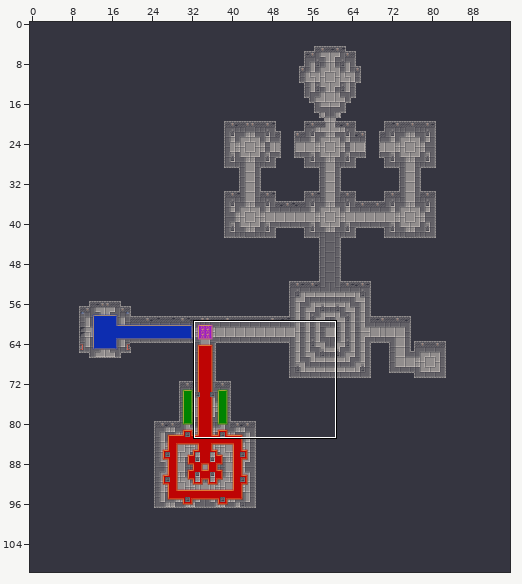
Tiled map: Marshall dungeon/Assets/Escenario/level 3.tmx. Above, an overview of the earlier version with the close-up marked.
Close-up. Before:
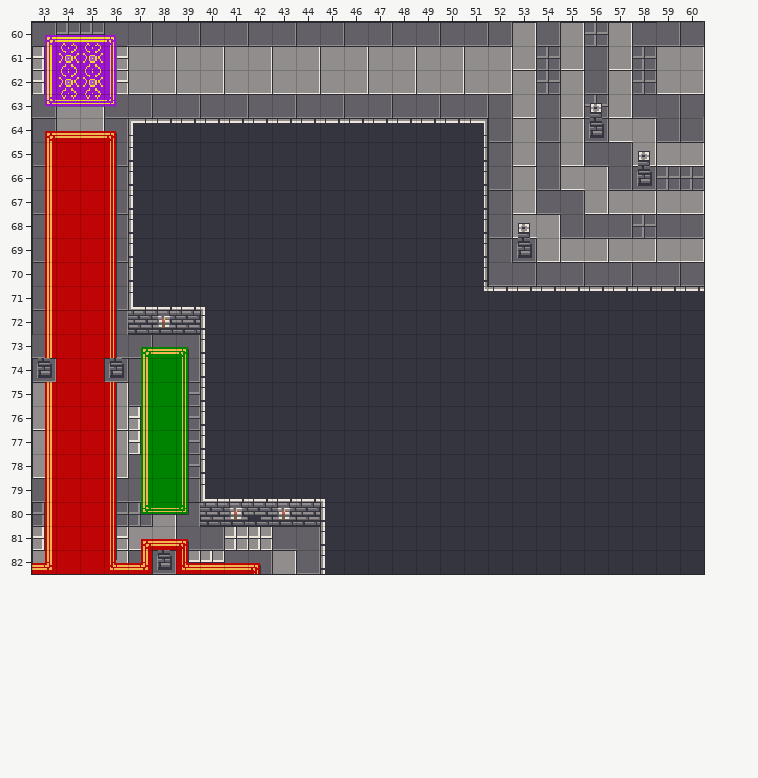
Cells are 16x16 px. Shown: x 33..60, y 60..82. The commit also changed other parts of the map, which this record leaves out. Tiles whose own drawing changed are shown in their newer look in all pictures.
Once edited:
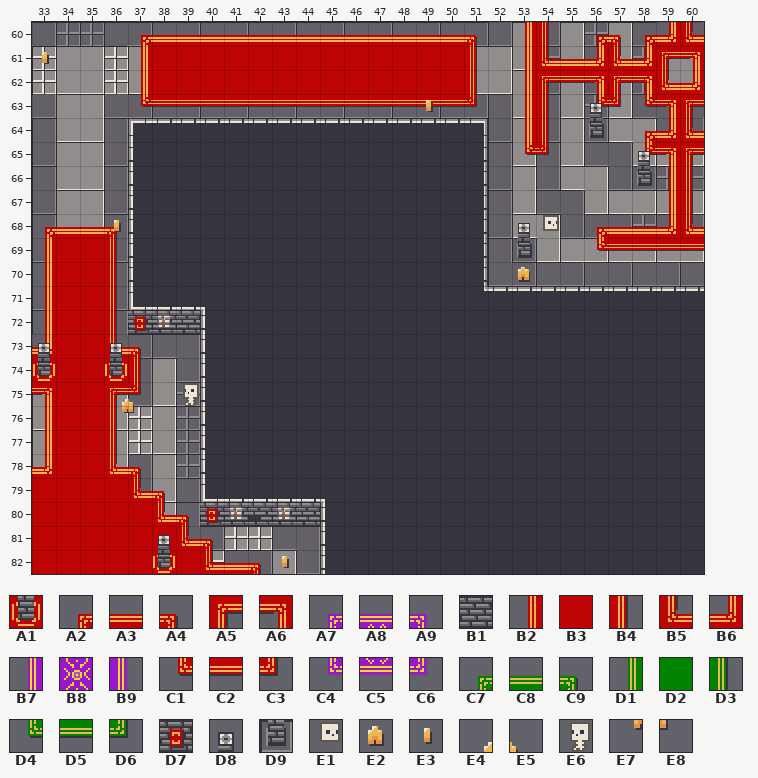
Key: from "Dungeon": A1 37, A2 67, A3 68, A4 69, A5 70, A6 71, A7 72, A8 73, A9 74, B1 76, B2 86, B3 87, B4 88, B5 89, B6 90, B7 91, B8 92, B9 93, C1 105, C2 106, C3 107, C4 110, C5 111, C6 112, C7 124, C8 125, C9 126, D1 143, D2 144, D3 145, D4 162, D5 163, D6 164, D7 171, D8 174, D9 193, E1 208, E2 222, E3 223, E4 224, E5 225, E6 227 flipped left-right, E7 243, E8 244.
__ is an empty cell.
Tiles of an added or newly shown layer are drawn over the layers below it.
The exact change:
Layer "Deco1":
y 60: x 33..51 A7 A8 A8 A9 __ __ __ __ __ __ __ __ __ __ __ __ __ __ __ -> __ __ __ __ A2 A3 A3 A3 A3 A3 A3 A3 A3 A3 A3 A3 A3 A3 A4; x 53..54 __ __ -> B2 B4; x 56..60 __ __ __ __ __ -> A2 A4 A2 B6 B5
y 61: x 33..51 B7 B8 B8 B9 __ __ __ __ __ __ __ __ __ __ __ __ __ __ __ -> __ __ __ __ B2 B3 B3 B3 B3 B3 B3 B3 B3 B3 B3 B3 B3 B3 B4; x 53..60 __ __ __ __ __ __ __ __ -> B2 B5 A3 B6 B5 B6 A5 A6
y 62: x 33..51 B7 B8 B8 B9 __ __ __ __ __ __ __ __ __ __ __ __ __ __ __ -> __ __ __ __ B2 B3 B3 B3 B3 B3 B3 B3 B3 B3 B3 B3 B3 B3 B4; x 53..60 __ __ __ __ __ __ __ __ -> B2 A5 C2 A6 A5 A6 B5 B6
y 63: x 33..51 C4 C5 C5 C6 __ __ __ __ __ __ __ __ __ __ __ __ __ __ __ -> __ __ __ __ C1 C2 C2 C2 C2 C2 C2 C2 C2 C2 C2 C2 C2 C2 C3; x 53..54 __ __ -> B2 B4; x 56..60 D8 __ __ __ __ -> C1 C3 C1 A6 A5
y 64: x 33..36 A2 A3 A3 A4 -> __ __ __ __; x 53..54 __ __ -> B2 B4; x 58..60 __ __ __ -> A2 B6 B5
y 65: x 33..36 B2 B3 B3 B4 -> __ __ __ __; x 53..54 __ __ -> C1 C3; x 58..60 D8 __ __ -> C1 A6 A5
y 66..67: x 33..36 B2 B3 B3 B4 -> __ __ __ __; x 59..60 __ __ -> B2 B4
y 68: x 33..36 B2 B3 B3 B4 -> A2 A3 A3 A4; x 56..60 __ __ __ __ __ -> A2 A3 A3 B6 B5
y 69: x 56..60 __ __ __ __ __ -> C1 C2 C2 C2 C2
y 73: x 33 B2 -> B6; x 36..39 B4 C7 C8 C9 -> B5 A4 __ __
y 74: x 37..39 D1 D2 D3 -> B4 __ __
y 75: x 33 B2 -> A6; x 36..39 B4 D1 D2 D3 -> A5 C3 __ __
y 76..77: x 37..39 D1 D2 D3 -> __ __ __
y 78: x 33 B2 -> B6; x 36..39 B4 D1 D2 D3 -> B5 A4 __ __
y 79: x 33 B2 -> B3; x 36..39 B4 D1 D2 D3 -> B3 B5 A4 __
y 80: x 33 B2 -> B3; x 36..39 B4 D4 D5 D6 -> B3 B3 B5 A4
y 81: x 33 B2 -> B3; x 36..40 B4 A2 A3 A4 __ -> B3 B3 B3 B5 A4
y 82: x 33 B6 -> B3; x 36..37 B5 B6 -> B3 B3; x 39..40 B5 A3 -> B3 B5
Layer "Deco3" (added):
y 61: x 33 __ -> E3
y 63: x 49 __ -> E3
y 68: x 36 __ -> E3; x 54 __ -> E1
y 70: x 53 __ -> E2
y 75: x 36..37 __ __ -> E4 E5; x 39 __ -> E6
y 76: x 36..37 __ __ -> E7 E8
y 82: x 43 __ -> E3
Layer "Paredes":
y 72: x 37 B1 -> D7
y 74: x 33 D9 -> A1; x 36 D9 -> A1
y 80: x 40 B1 -> D7
y 82: x 38 D9 -> A1
Layer "Deco2" (added):
y 63: x 56 __ -> D8
y 65: x 58 __ -> D8
y 73: x 33 __ -> D8; x 36 __ -> D8
y 81: x 38 __ -> D8
Changed places in both close-ups, as pixel boxes (x1, y1, x2, y2):
changed: (42, 35, 477, 237)
changed: (525, 22, 704, 251)
added: (518, 267, 530, 282)
changed: (104, 316, 218, 574)
changed: (32, 343, 56, 395)
changed: (32, 466, 52, 570)
added: (282, 556, 289, 568)
